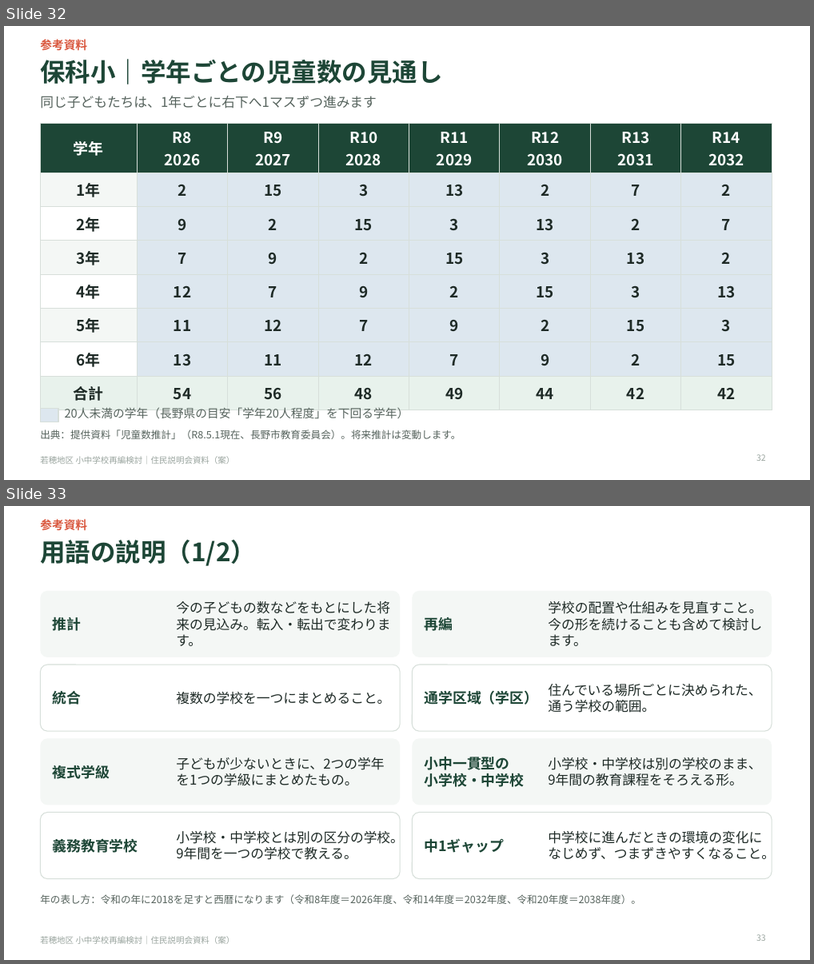
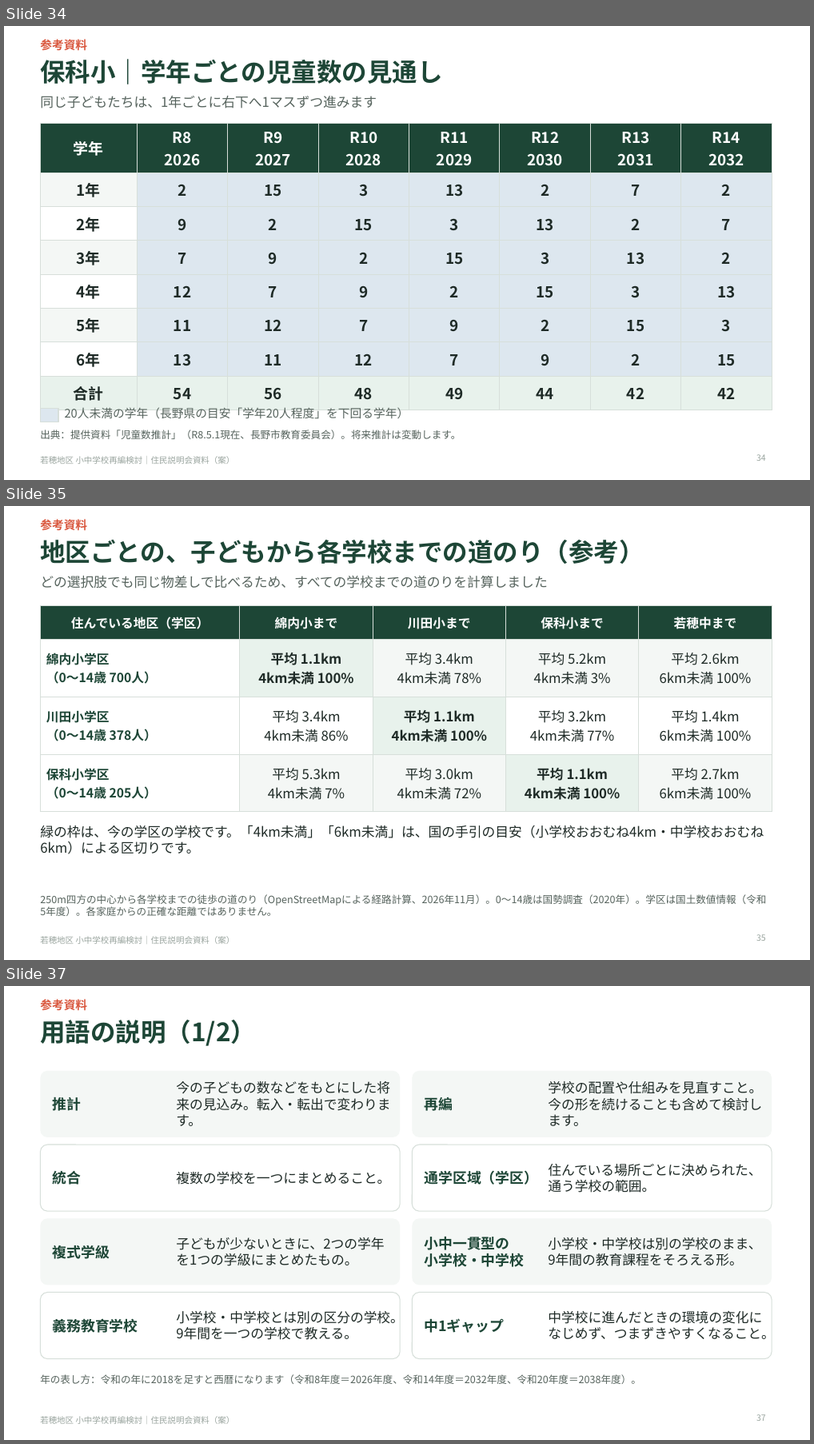
Before and after one commit to Masaki12008/GS, a slide deck: output/若穂地区_住民説明会資料.pptx. Shown one above the other, each under a label of ours: slides 32 and 33 before the commit, slides 34, 35 and 37 after it; the slides between them are not shown. The pictures are 814x964 and 814x1444 pixels, drawn with LibreOffice and Linux fonts; fonts in the diff are those of the drawing. Boxes give left, top, right and bottom in pixels: in the first picture for what was removed or moved away, otherwise in the second. Text is boxed around its words. In the diff, an @@ line names an element or a change of style, - is before the commit and + after.

```diff
--- a/output/若穂地区_住民説明会資料.pptx
+++ b/output/若穂地区_住民説明会資料.pptx
@@ slide 35 added at (4,506,810,960), background #FFFFFF; not listed: 1 template element that a slide beside it also shows @@
@@ text added at (40,519,87,530), 14 pt, text #D9573E, bold @@
+参考資料
@@ title added at (40,540,644,564), 30 pt, text #1D4636, bold @@
+地区ごとの、子どもから各学校までの道のり（参考）
@@ text added at (40,576,547,588), 16 pt, text #56635D @@
+どの選択肢でも同じ物差しで比べるため、すべての学校までの道のりを計算しました
@@ table added at (40,606,772,803), 4 rows, 5 columns @@
+住んでいる地区（学区） | 綿内小まで | 川田小まで | 保科小まで | 若穂中まで
+綿内小学区 / （0〜14歳 700人） | 平均 1.1km / 4km未満 100% | 平均 3.4km / 4km未満 78% | 平均 5.2km / 4km未満 3% | 平均 2.6km / 6km未満 100%
+川田小学区 / （0〜14歳 378人） | 平均 3.4km / 4km未満 86% | 平均 1.1km / 4km未満 100% | 平均 3.2km / 4km未満 77% | 平均 1.4km / 6km未満 100%
+保科小学区 / （0〜14歳 205人） | 平均 5.3km / 4km未満 7% | 平均 3.0km / 4km未満 72% | 平均 1.1km / 4km未満 100% | 平均 2.7km / 6km未満 100%
@@ text added at (40,824,764,854), 16 pt, text #1E2A26 @@
+緑の枠は、今の学区の学校です。「4km未満」「6km未満」は、国の手引の目安（小学校おおむね4km・中学校おおむね6km）による区切りです。
@@ text added at (40,894,766,916), 12 pt, text #56635D @@
+250m四方の中心から各学校までの徒歩の道のり（OpenStreetMapによる経路計算、2026年11月）。0〜14歳は国勢調査（2020年）。学区は国土数値情報（令和5年度）。各家庭からの正確な距離ではありません。
@@ page number added at (757,934,766,940), 10 pt, text #9AA59F @@
+35
@@ what was slide 32 is now slide 34 @@
@@ page number at (757,454,766,460): text changed @@
-32
+34
@@ what was slide 33 is now slide 37 @@
@@ page number at (757,1414,766,1420): text changed @@
-33
+37
```
Also in this commit, not shown: 1 slide changed, 3 other slides added, 16 other files.
